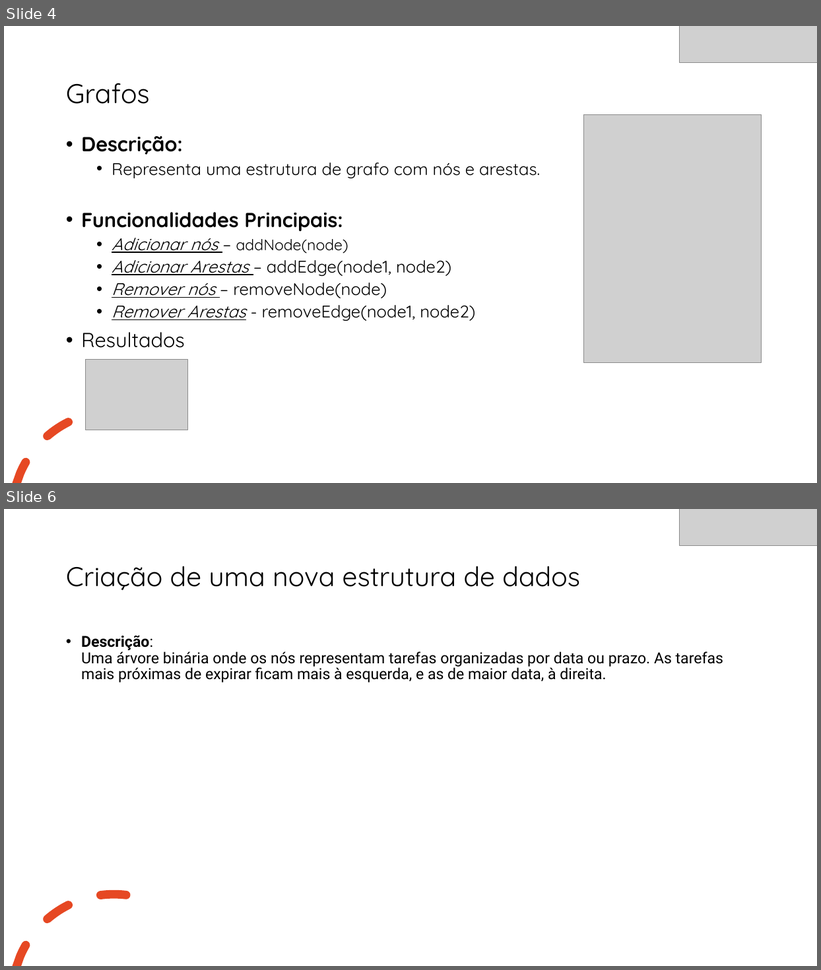
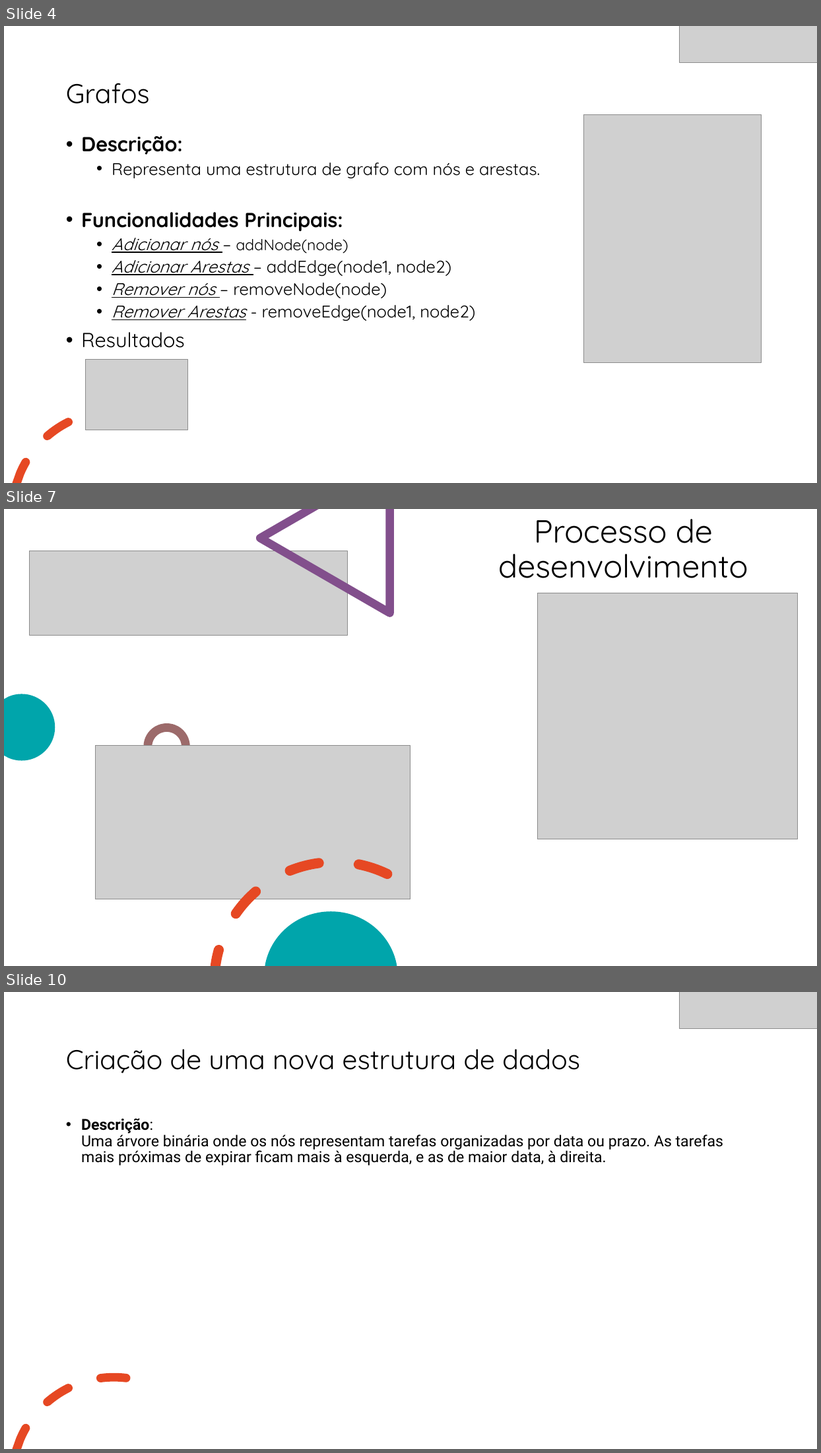
Before and after one commit to RaiiaaGithub/online-text-editor, a slide deck: Algoritmos e Estrutura de Dados.pptx. Shown one above the other, each under a label of ours: slides 4 and 6 before the commit, slides 4, 7 and 10 after it; the slides between them are not shown. The pictures are 821x970 and 821x1453 pixels, drawn with LibreOffice and Linux fonts; fonts in the diff are those of the drawing; grey boxes stand for pictures. Boxes give left, top, right and bottom in pixels: in the first picture for what was removed or moved away, otherwise in the second. Text is boxed around its words. In the diff, an @@ line names an element or a change of style, - is before the commit and + after.

```diff
--- a/Algoritmos e Estrutura de Dados.pptx
+++ b/Algoritmos e Estrutura de Dados.pptx
@@ slide 7 added at (4, 509, 817, 966), background #FFFFFF; not listed: 1 template element that a slide beside it also shows @@
@@ rectangle added at (4, 509, 817, 966), fill #FFFFFF @@
@@ freeform shape added at (256, 509, 394, 617), fill #824F8C @@
@@ title added at (498, 519, 748, 578), 37.8 pt, text #000000 @@
+Processo de desenvolvimento
@@ freeform shape added at (684, 509, 760, 541), fill #E64823 @@
@@ freeform shape added at (704, 509, 761, 533), fill #E64823 @@
@@ picture added at (30, 551, 347, 635) @@
@@ picture added at (538, 593, 797, 839) @@
@@ freeform shape added at (4, 694, 55, 760), fill #00A5AB @@
@@ picture added at (96, 746, 411, 900) @@
@@ ellipse added at (148, 728, 186, 766), outline #9C6A6A 10 pt @@
@@ freeform shape added at (209, 823, 394, 966), fill #E64823 @@
@@ freeform shape added at (265, 912, 397, 966), fill #00A5AB @@
@@ what was slide 6 is now slide 10 @@
```
Also in this commit, not shown: 1 slide changed, 3 other slides added, 1 other file.
